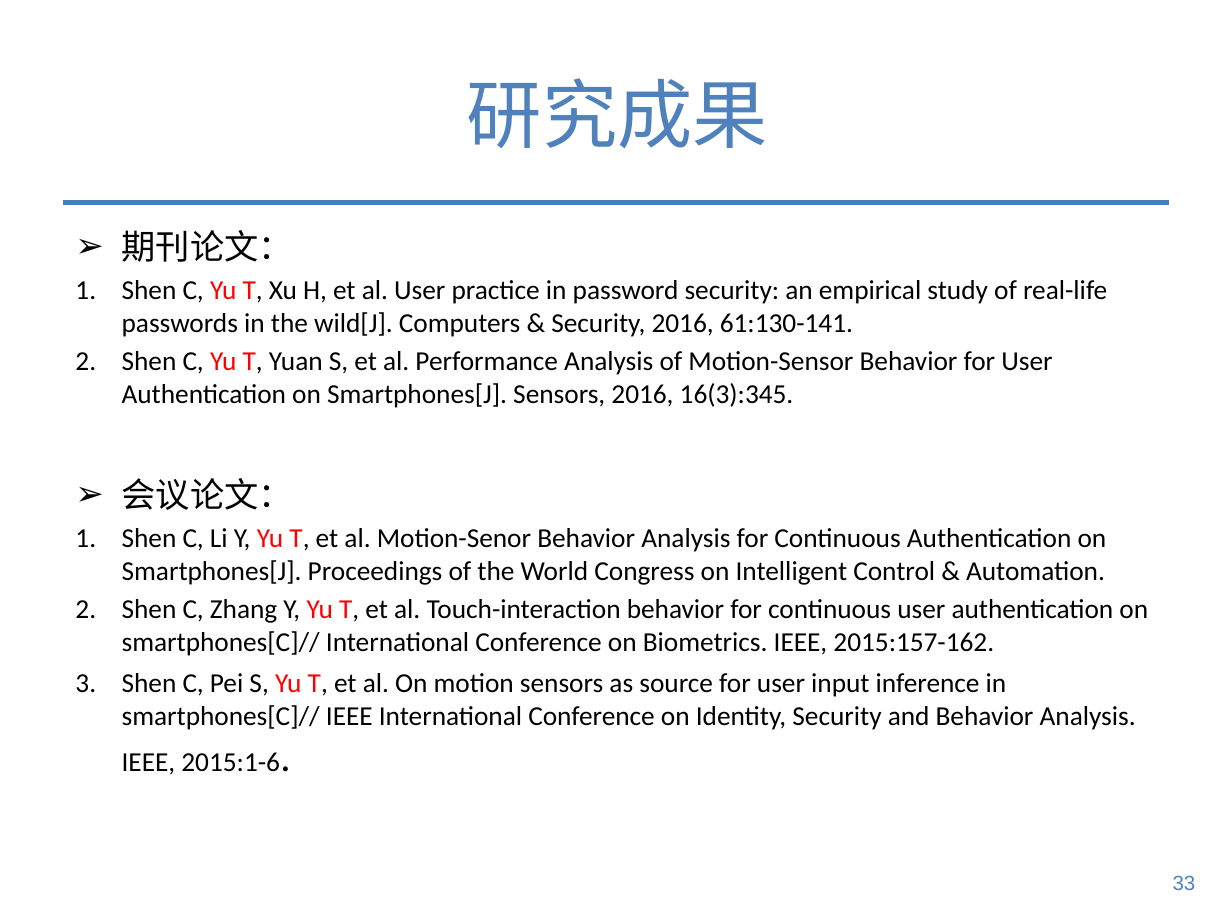
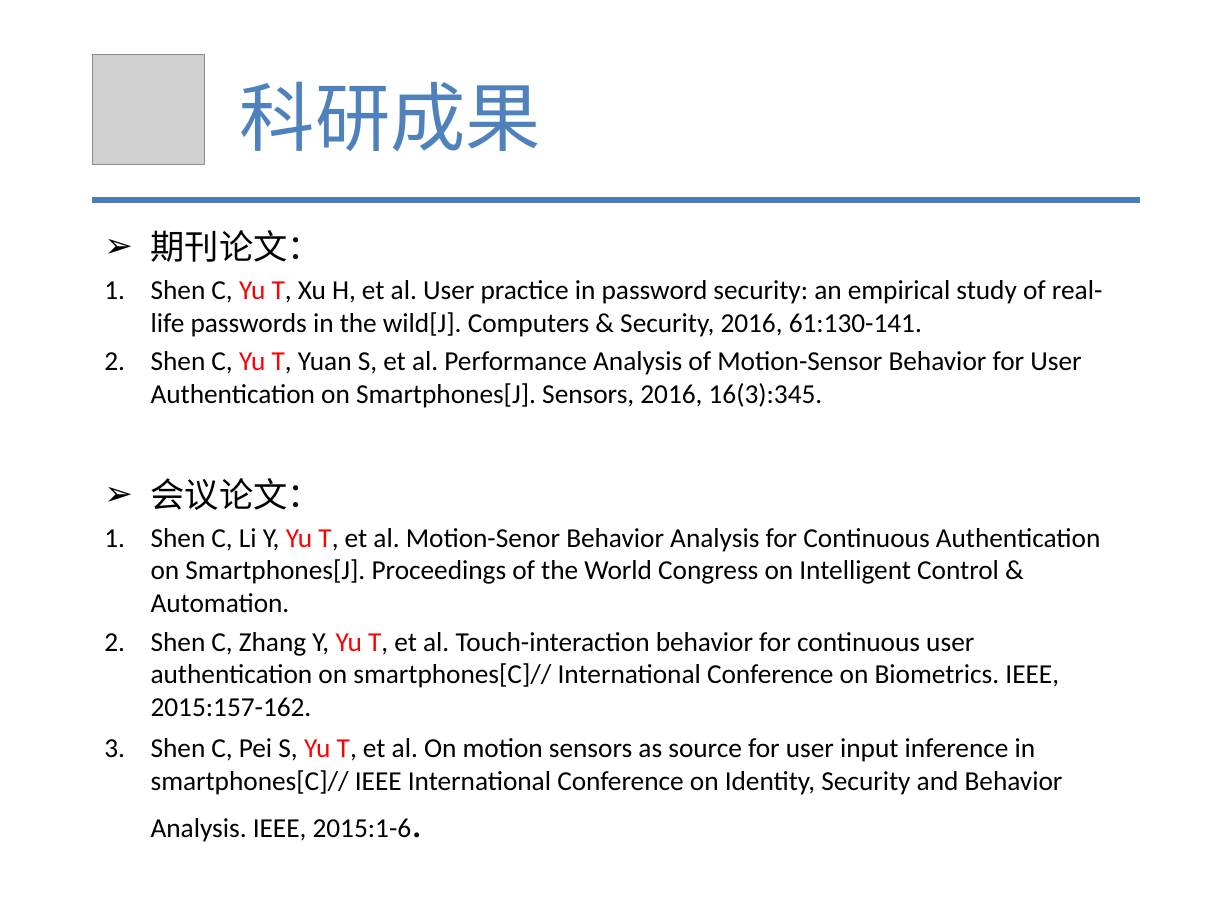
Before and after one commit to tianwen2017111/graduate_git, a slide deck: slide 27 of 余天文-硕5033班.pptx (slide 33 before the commit). Drawn at 1232x924 pixels with LibreOffice and Linux fonts; fonts in the diff are those of the drawing; grey boxes stand for pictures; background and template pictures are left out. Boxes give left, top, right and bottom in pixels: in the first picture for what was removed or moved away, otherwise in the second. Text is boxed around its words. In the diff, an @@ line names an element or a change of style, - is before the commit and + after.

```diff
--- a/余天文-硕5033班.pptx
+++ b/余天文-硕5033班.pptx
@@ picture added at bbox=[92, 54, 205, 165] @@
@@ text "科研成果" at bbox=[240, 81, 541, 152]: vertical alignment middle to top @@
@@ text at bbox=[240, 81, 541, 152]: text changed @@
-研究成果
+科研成果
@@ line removed from (63, 202) to (1169, 202) @@
@@ line added from (92, 200) to (1140, 200), #4B7EBC 3 pt @@
@@ text "期刊论文：" rewrapped from bbox=[122, 230, 1148, 775] to bbox=[151, 230, 1102, 795] @@
@@ page number removed at bbox=[1173, 875, 1196, 890] @@
-33
```
Also in this commit, not shown: 6 other slides changed, 12 slides added, 16 slides removed, 2 other files.
